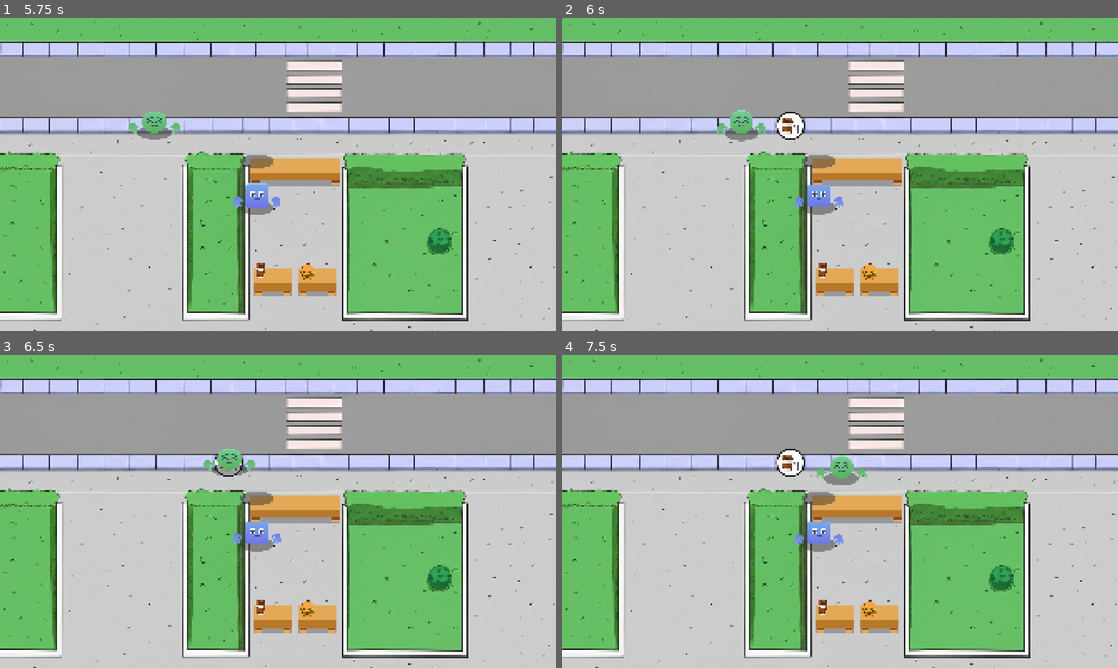
Above: before the commit, frames 1-4 (two rows, left to right).
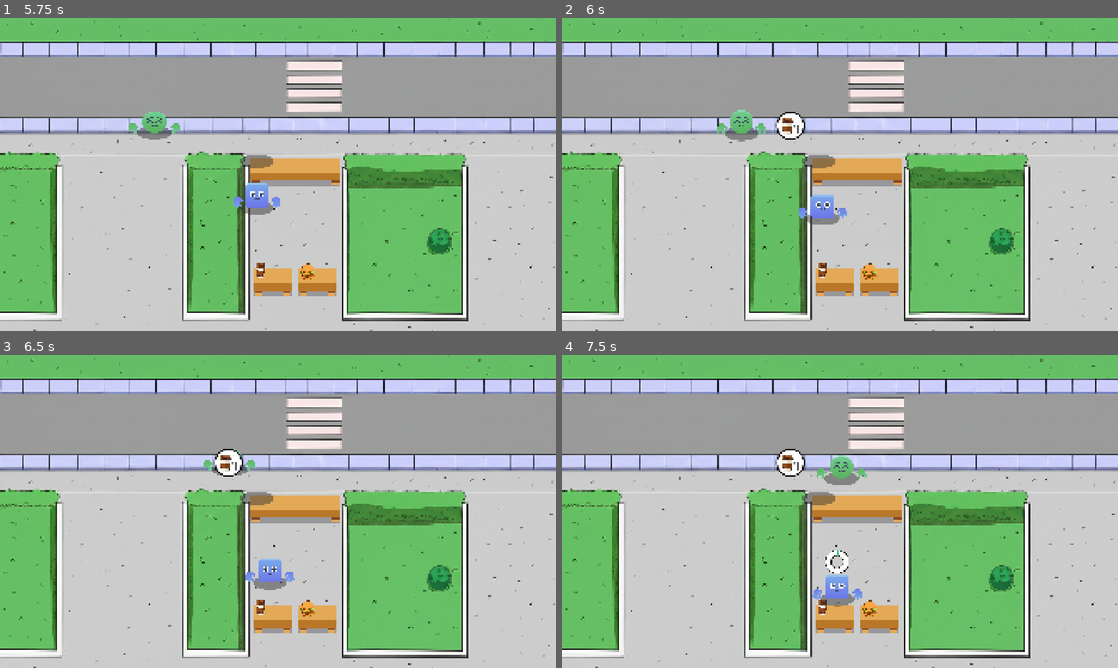
Above: after the commit, the same moments.

Repository: nzach123/idle_tycoon
Game: Godot game, scene res://scenes/game.tscn
Same seed, same stepped clock (60 frames per second), same inputs: the game is played once before the commit and once after it.
Inputs:
- Up to frame 1 (5.75 s): no input
- Up to frame 2 (6 s): no input
- Up to frame 3 (6.5 s): no input
- Up to frame 4 (7.5 s): no input

Frame 1 is identical in both runs. In frame 2, 0.8% of the frame differs, in the area x 41-52%, y 53-66%; in frame 3, 1.3%, in the area x 38-53%, y 30-76%; in frame 4, 1.2%.

Commit message:
0.06
Added cashier is able to take order from customer, re position to the food prep counter

Diff:
--- a/project.godot
+++ b/project.godot
@@ -11,7 +11,7 @@
 [application]
 
 config/name="Idle_tycoon"
-config/version="0.0.5"
+config/version="0.0.6"
 run/main_scene="uid://cxycy5bsaucpx"
 config/features=PackedStringArray("4.4", "GL Compatibility")
 config/icon="res://icon.svg"
--- /dev/null
+++ b/scenes/UI/cook_bar.tscn
@@ -0,0 +1,27 @@
+[gd_scene load_steps=4 format=3 uid="uid://d43kka7u85sx"]
+
+[ext_resource type="Script" uid="uid://d2w7xtkujcow3" path="res://scripts/cook_bar.gd" id="1_i802v"]
+[ext_resource type="Texture2D" uid="uid://bafo012ftrjqh" path="res://assets/Sprites/UI/pb_circle.png" id="2_w332g"]
+[ext_resource type="Texture2D" uid="uid://o3bi5a635yee" path="res://assets/Sprites/UI/pg_outline.png" id="3_avsf6"]
+
+[node name="CookBar" type="Control"]
+layout_mode = 3
+anchors_preset = 15
+anchor_right = 1.0
+anchor_bottom = 1.0
+grow_horizontal = 2
+grow_vertical = 2
+script = ExtResource("1_i802v")
+
+[node name="TextureProgressBar" type="TextureProgressBar" parent="."]
+layout_mode = 0
+offset_right = 40.0
+offset_bottom = 40.0
+max_value = 1.0
+step = 0.01
+fill_mode = 4
+texture_under = ExtResource("2_w332g")
+texture_over = ExtResource("3_avsf6")
+texture_progress = ExtResource("2_w332g")
+tint_over = Color(0, 0, 0, 1)
+tint_progress = Color(0, 0.770312, 0.345282, 1)
--- a/scenes/cashier/cashier.tscn
+++ b/scenes/cashier/cashier.tscn
@@ -1,10 +1,11 @@
-[gd_scene load_steps=10 format=3 uid="uid://cw2b4anapsrgm"]
+[gd_scene load_steps=11 format=3 uid="uid://cw2b4anapsrgm"]
 
 [ext_resource type="Script" uid="uid://ha78tx81okmd" path="res://scripts/cashier.gd" id="1_erpnb"]
 [ext_resource type="Texture2D" uid="uid://dxilnk31eil8p" path="res://assets/Sprites/shadow.png" id="1_ks7a0"]
 [ext_resource type="Texture2D" uid="uid://vukrm1i8u07n" path="res://assets/Sprites/Characters/blue_body_square.png" id="2_erpnb"]
 [ext_resource type="Texture2D" uid="uid://jf60677t635w" path="res://assets/Sprites/Characters/face_a.png" id="3_2t7dy"]
 [ext_resource type="Texture2D" uid="uid://dbv28pyc0a6sq" path="res://assets/Sprites/Characters/blue_hand_open.png" id="4_6b6cf"]
+[ext_resource type="PackedScene" uid="uid://d43kka7u85sx" path="res://scenes/UI/cook_bar.tscn" id="6_2t7dy"]
 
 [sub_resource type="Animation" id="Animation_hrvro"]
 length = 0.001
@@ -168,3 +169,13 @@
 &"": SubResource("AnimationLibrary_5w2py")
 }
 autoplay = "idle"
+
+[node name="CookBar" parent="." instance=ExtResource("6_2t7dy")]
+visible = false
+offset_left = -42.0
+offset_top = -129.0
+offset_right = -42.0
+offset_bottom = -129.0
+scale = Vector2(0.65, 0.65)
+
+[connection signal="on_cook_completed" from="CookBar" to="." method="_on_cook_bar_on_cook_completed"]
--- a/scenes/customer/customer.tscn
+++ b/scenes/customer/customer.tscn
@@ -30,6 +30,7 @@
 
 [node name="ItemBox" type="Control" parent="." index="2"]
 visible = false
+z_index = 3
 custom_minimum_size = Vector2(100, 100)
 layout_mode = 3
 anchors_preset = 0
@@ -39,6 +40,7 @@
 offset_bottom = -31.0
 
 [node name="TextureRect" type="TextureRect" parent="ItemBox" index="0"]
+texture_filter = 1
 layout_mode = 1
 anchors_preset = 15
 anchor_right = 1.0
--- a/scenes/game.tscn
+++ b/scenes/game.tscn
@@ -90,4 +90,10 @@
 [node name="Marker2D" type="Marker2D" parent="CashierManager"]
 position = Vector2(1010, 739)
 
+[node name="Marker2D" type="Marker2D" parent="."]
+position = Vector2(950, 800)
+
+[node name="Marker2D2" type="Marker2D" parent="."]
+position = Vector2(1100, 800)
+
 [connection signal="timeout" from="CustomerManager/SpawnTimer" to="CustomerManager" method="_on_spawn_timer_timeout"]
--- a/scripts/autoloads/game_manager.gd
+++ b/scripts/autoloads/game_manager.gd
@@ -6,6 +6,20 @@
 const ITEM_BURGER = preload("res://data/item_burger.tres")
 const ITEM_COFFEE = preload("res://data/item_coffee.tres")
 
+var coffee_item_counter_pos:= Vector2(950,800)
+var burger_item_counter_pos:= Vector2(1100,800)
+
+
 func get_random_item() -> Item:
 	var items: Array = [ITEM_BURGER, ITEM_COFFEE]
 	return items.pick_random()
+
+
+func get_item_counter_pos(item: Item) -> Vector2:
+	match item.type:
+		Item.ItemType.Coffee:
+			return coffee_item_counter_pos
+		Item.ItemType.Burger:
+			return burger_item_counter_pos
+
+	return Vector2.ZERO
--- a/scripts/cashier.gd
+++ b/scripts/cashier.gd
@@ -3,15 +3,21 @@
 
 @export var move_speed := 50.0
 @onready var anim_player: AnimationPlayer = $AnimationPlayer
+@onready var cook_bar: CookBar = $CookBar
 
 var current_customer: Customer
 
 var counter_pos: Vector2
 
+var item_request: Item
+var item_counter_pos: Vector2
+
 func set_customer(customer: Customer) -> void:
 	current_customer = customer
 	customer.being_served = true
 	counter_pos = Vector2(customer.position.x, customer.position.y + 160)
+	item_request = customer.request_item
+	item_counter_pos = GameManager.get_item_counter_pos(item_request)
 
 
 func take_order() -> void:
@@ -26,7 +32,22 @@
 	anim_player.play("move")
 
 func move_to_item_position() -> void:
-	#Create Tween
-	#Move to item counter pos
-	#start cook time
 	anim_player.play("idle")
+	var tween := create_tween()
+	tween.tween_property(self, "position", item_counter_pos, 1.0)
+	tween.tween_interval(0.5)
+	tween.finished.connect(func(): start_cook_time())
+
+func start_cook_time() -> void:
+	cook_bar.show()
+	cook_bar.cook_item(item_request.cook_time)
+
+func deliver_order() -> void:
+	print("Cook Complete")
+
+
+
+func _on_cook_bar_on_cook_completed() -> void:
+	cook_bar.hide()
+	cook_bar.reset_bar()
+	deliver_order()
--- /dev/null
+++ b/scripts/cook_bar.gd
@@ -0,0 +1,14 @@
+extends Control
+class_name CookBar
+
+signal on_cook_completed
+@onready var texture_progress_bar: TextureProgressBar = $TextureProgressBar
+
+
+func cook_item(time: float) -> void:
+	var tween := create_tween()
+	tween.tween_property(texture_progress_bar, "value", 1.0, time)
+	tween.finished.connect(func(): on_cook_completed.emit())
+
+func reset_bar() -> void:
+	texture_progress_bar.value = 0
Not shown, added: scripts/cook_bar.gd.uid
